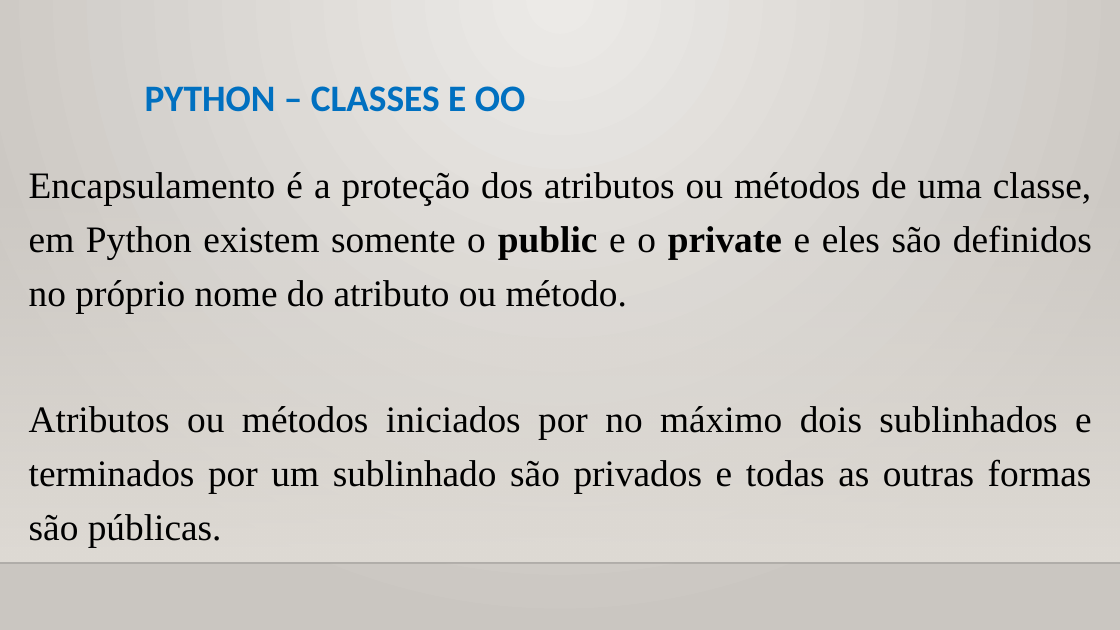
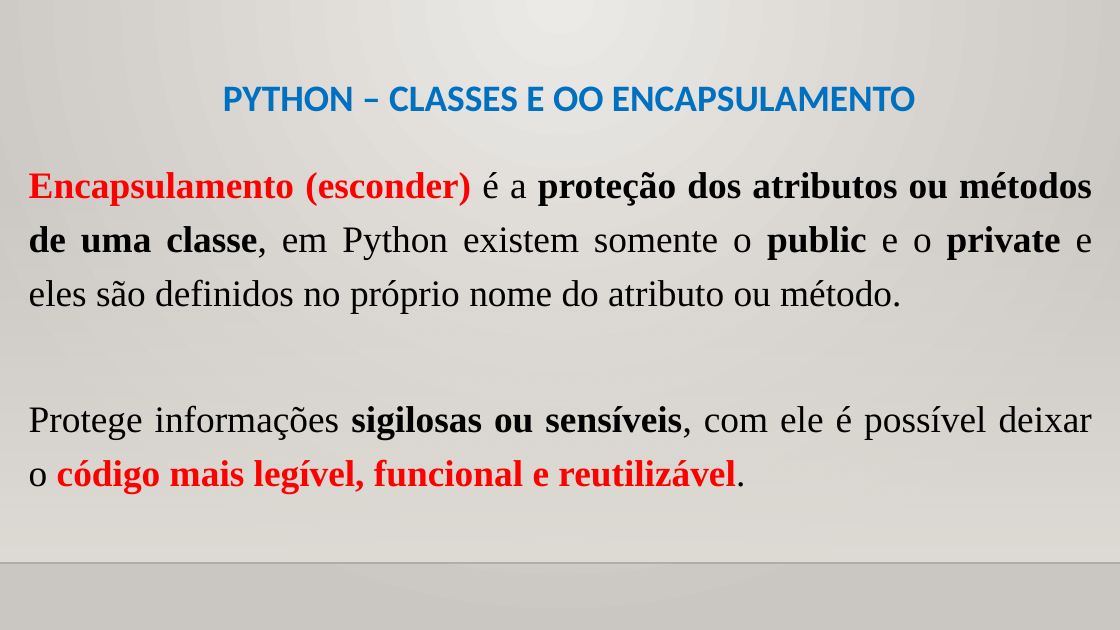
Before and after one commit to CloudEducationBrazil/WydenPythonParadigmas, a slide deck: slide 15 of 01 Classes/Aula 11 Programação Python - Classes - Orientação a Objetos.pptx (slide 3 before the commit). Drawn at 1120x630 pixels with LibreOffice and Linux fonts; fonts in the diff are those of the drawing; background and template pictures are left out. Boxes give left, top, right and bottom in pixels: in the first picture for what was removed or moved away, otherwise in the second. Text is boxed around its words. In the diff, an @@ line names an element or a change of style, - is before the commit and + after.

Commit message:
revisão pptss Banco de Dados CRUD python

```diff
--- a/01 Classes/Aula 11 Programação Python - Classes - Orientação a Objetos.pptx
+++ b/01 Classes/Aula 11 Programação Python - Classes - Orientação a Objetos.pptx
@@ title at (x1=223, y1=86, x2=915, y2=112): text changed @@
-PYTHON – CLASSES E OO
+PYTHON – CLASSES E OO ENCAPSULAMENTO
@@ text at (x1=29, y1=172, x2=1093, y2=493): text changed; bold on @@
-Encapsulamento é a proteção dos atributos ou métodos de uma classe, em Python existem somente o public e o private e eles são definidos no próprio nome do atributo ou método.
-Atributos ou métodos iniciados por no máximo dois sublinhados e terminados por um sublinhado são privados e todas as outras formas são públicas.
+Encapsulamento (esconder) é a proteção dos atributos ou métodos de uma classe, em Python existem somente o public e o private e eles são definidos no próprio nome do atributo ou método.
+Protege informações sigilosas ou sensíveis, com ele é possível deixar o código mais legível, funcional e reutilizável.
```
Also in this commit, not shown: 2 other slides changed, 25 slides added, 1 slide removed, 4 other files.
